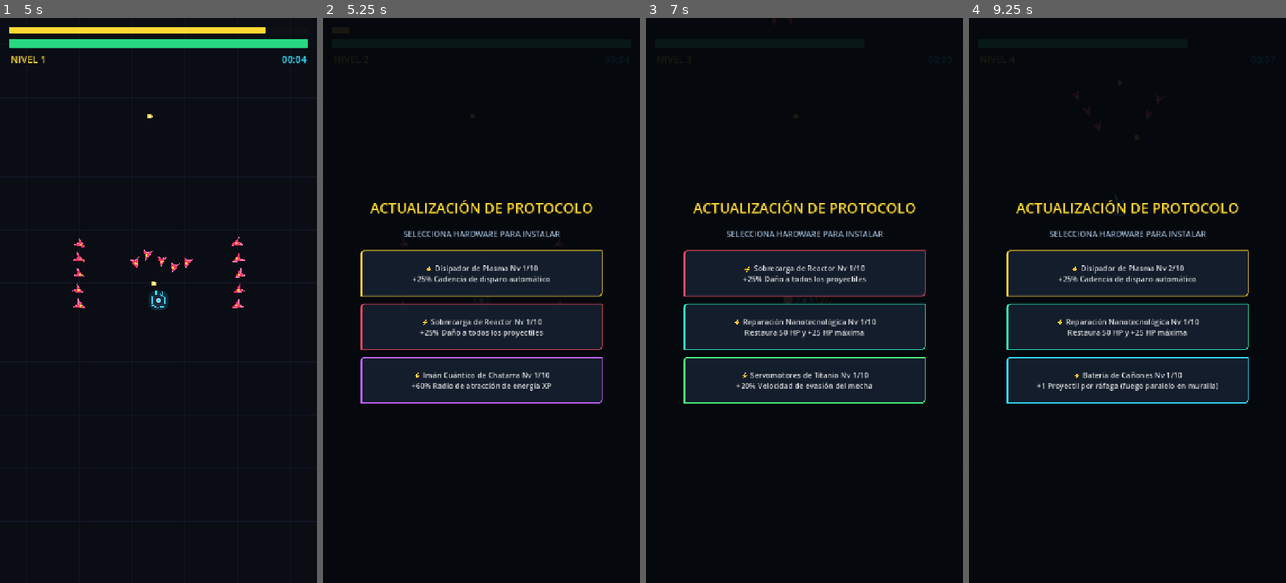
Above: before the commit, frames 1-4 (left to right).
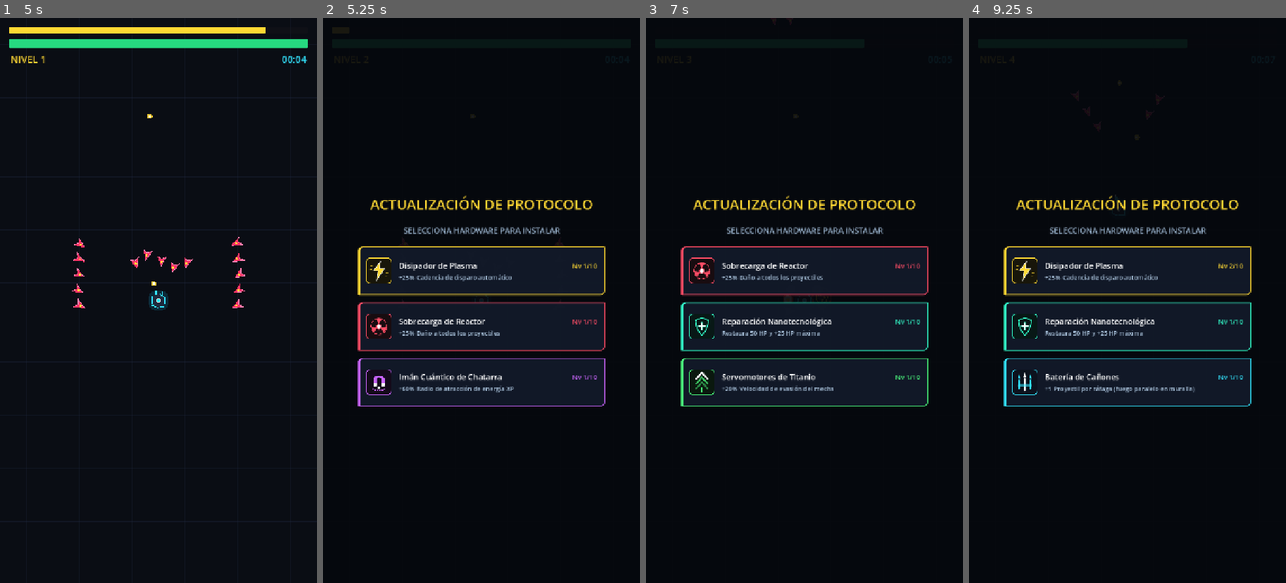
Above: after the commit, the same moments.

Repository: jonathanduranr/mecha-protocol
Game: Godot game, scene res://scenes/main.tscn
The game is run twice, just before and just after one commit, with the same random seed, the same clock (stepped at 60 frames per second) and the same inputs. Sound files missing from this copy of the repository are replaced by a short silence.
Inputs (mouse positions are in pixels of both pictures, inside the frame that each line leads up to):
- Up to frame 1 (5 s): click "[ ▶ JUGAR ]" at 0.5 s; tap Enter at 1.25 s; move the mouse to (228, 272) at 1.27 s; click (228, 272) at 1.42 s; move the mouse to (95, 328) at 2.02 s; click (95, 328) at 2.17 s; move the mouse to (190, 176) at 2.77 s; click (190, 176) at 2.92 s; move the mouse to (142, 413) at 3.52 s; click (142, 413) at 3.67 s; move the mouse to (253, 385) at 4.27 s; click (253, 385) at 4.42 s
- Up to frame 2 (5.25 s): move the mouse to (386, 215) at 5.02 s; click (386, 215) at 5.17 s
- Up to frame 3 (7 s): click (804, 272) at 5.75 s, where only the run before the commit has a clickable "⚡ Disipador de Plasma Nv 1/10…"; move the mouse to (820, 300) at 6.52 s; click (820, 300) at 6.67 s
- Up to frame 4 (9.25 s): click (1127, 272) at 7.25 s, where only the run before the commit has a clickable "⚡ Sobrecarga de Reactor Nv 1/…"; move the mouse to (1079, 159) at 8.02 s; click (1079, 159) at 8.17 s; move the mouse to (1197, 272) at 8.77 s; click (1197, 272) at 8.92 s

Frame 1 is identical in both runs. In frame 2, 7.9% of the frame differs, in the area x 10-90%, y 31-69%; in frame 3, 7.7%; in frame 4, 7.7%.

Commit message:
fix(ui): replace broken emoji tofu with custom SVG vector icons on upgrade cards & bump build 11

Diff:
--- /dev/null
+++ b/assets/ui/icons/icon_damage_boost.svg
@@ -0,0 +1,8 @@
+<svg xmlns="http://www.w3.org/2000/svg" width="64" height="64" viewBox="0 0 64 64">
+  <rect width="64" height="64" rx="12" fill="#180c10" stroke="#ff4d66" stroke-width="2"/>
+  <circle cx="32" cy="32" r="20" fill="none" stroke="#ff4d66" stroke-width="2" stroke-dasharray="8 4"/>
+  <path d="M 32,26 L 24,12 A 20,20 0 0,1 40,12 Z" fill="#ff4d66"/>
+  <path d="M 37,35 L 51,33 A 20,20 0 0,1 43,47 Z" fill="#ff4d66"/>
+  <path d="M 27,35 L 21,47 A 20,20 0 0,1 13,33 Z" fill="#ff4d66"/>
+  <circle cx="32" cy="32" r="6" fill="#ffffff" stroke="#ff4d66" stroke-width="2"/>
+</svg>
--- /dev/null
+++ b/assets/ui/icons/icon_emergency_repair.svg
@@ -0,0 +1,6 @@
+<svg xmlns="http://www.w3.org/2000/svg" width="64" height="64" viewBox="0 0 64 64">
+  <rect width="64" height="64" rx="12" fill="#081816" stroke="#33ffcc" stroke-width="2"/>
+  <circle cx="32" cy="32" r="20" fill="none" stroke="#33ffcc" stroke-width="2" stroke-dasharray="6 3"/>
+  <polygon points="30,20 34,20 34,28 42,28 42,32 34,32 34,40 30,40 30,32 22,32 22,28 30,28" fill="#ffffff"/>
+  <circle cx="32" cy="30" r="3" fill="#33ffcc"/>
+</svg>
--- /dev/null
+++ b/assets/ui/icons/icon_fire_rate.svg
@@ -0,0 +1,8 @@
+<svg xmlns="http://www.w3.org/2000/svg" width="64" height="64" viewBox="0 0 64 64">
+  <rect width="64" height="64" rx="12" fill="#18160a" stroke="#ffd933" stroke-width="2"/>
+  <polygon points="36,8 18,32 30,32 26,56 46,26 34,26" fill="#ffd933" stroke="#ffffff" stroke-width="1.5" stroke-linejoin="round"/>
+  <line x1="12" y1="20" x2="16" y2="20" stroke="#ffd933" stroke-width="2" stroke-linecap="round" opacity="0.7"/>
+  <line x1="10" y1="28" x2="14" y2="28" stroke="#ffd933" stroke-width="2" stroke-linecap="round" opacity="0.7"/>
+  <line x1="50" y1="36" x2="54" y2="36" stroke="#ffd933" stroke-width="2" stroke-linecap="round" opacity="0.7"/>
+  <line x1="48" y1="44" x2="52" y2="44" stroke="#ffd933" stroke-width="2" stroke-linecap="round" opacity="0.7"/>
+</svg>
--- /dev/null
+++ b/assets/ui/icons/icon_magnet_boost.svg
@@ -0,0 +1,10 @@
+<svg xmlns="http://www.w3.org/2000/svg" width="64" height="64" viewBox="0 0 64 64">
+  <rect width="64" height="64" rx="12" fill="#140a1a" stroke="#cc66ff" stroke-width="2"/>
+  <path d="M 18,34 L 18,24 C 18,14 46,14 46,24 L 46,34 L 38,34 L 38,24 C 38,20 26,20 26,24 L 26,34 Z" fill="#cc66ff"/>
+  <rect x="18" y="34" width="8" height="8" rx="1" fill="#ffffff"/>
+  <rect x="38" y="34" width="8" height="8" rx="1" fill="#ffffff"/>
+  <path d="M 16,48 C 22,54 42,54 48,48" fill="none" stroke="#cc66ff" stroke-width="2" stroke-linecap="round" stroke-dasharray="3 3"/>
+  <circle cx="32" cy="46" r="3.5" fill="#ffffff"/>
+  <circle cx="23" cy="52" r="2" fill="#cc66ff"/>
+  <circle cx="41" cy="52" r="2" fill="#cc66ff"/>
+</svg>
--- /dev/null
+++ b/assets/ui/icons/icon_multi_shot.svg
@@ -0,0 +1,10 @@
+<svg xmlns="http://www.w3.org/2000/svg" width="64" height="64" viewBox="0 0 64 64">
+  <rect width="64" height="64" rx="12" fill="#0c121e" stroke="#33e6ff" stroke-width="2"/>
+  <line x1="18" y1="48" x2="18" y2="28" stroke="#33e6ff" stroke-width="4" stroke-linecap="round"/>
+  <polygon points="18,12 15,24 21,24" fill="#33e6ff"/>
+  <line x1="32" y1="52" x2="32" y2="24" stroke="#ffffff" stroke-width="5" stroke-linecap="round"/>
+  <polygon points="32,8 28,20 36,20" fill="#ffffff"/>
+  <line x1="46" y1="48" x2="46" y2="28" stroke="#33e6ff" stroke-width="4" stroke-linecap="round"/>
+  <polygon points="46,12 43,24 49,24" fill="#33e6ff"/>
+  <rect x="14" y="38" width="36" height="4" rx="2" fill="#33e6ff" opacity="0.6"/>
+</svg>
--- /dev/null
+++ b/assets/ui/icons/icon_repair_hull.svg
@@ -0,0 +1,5 @@
+<svg xmlns="http://www.w3.org/2000/svg" width="64" height="64" viewBox="0 0 64 64">
+  <rect width="64" height="64" rx="12" fill="#081816" stroke="#33ffcc" stroke-width="2"/>
+  <path d="M 32,10 L 48,16 C 48,34 38,48 32,54 C 26,48 16,34 16,16 Z" fill="none" stroke="#33ffcc" stroke-width="2.5" stroke-linejoin="round"/>
+  <polygon points="30,22 34,22 34,29 41,29 41,33 34,33 34,40 30,40 30,33 23,33 23,29 30,29" fill="#ffffff" stroke="#33ffcc" stroke-width="1"/>
+</svg>
--- /dev/null
+++ b/assets/ui/icons/icon_speed_boost.svg
@@ -0,0 +1,7 @@
+<svg xmlns="http://www.w3.org/2000/svg" width="64" height="64" viewBox="0 0 64 64">
+  <rect width="64" height="64" rx="12" fill="#0a180e" stroke="#4dff80" stroke-width="2"/>
+  <polyline points="18,48 32,32 46,48" fill="none" stroke="#4dff80" stroke-width="4" stroke-linecap="round" stroke-linejoin="round" opacity="0.5"/>
+  <polyline points="18,36 32,20 46,36" fill="none" stroke="#4dff80" stroke-width="4" stroke-linecap="round" stroke-linejoin="round" opacity="0.8"/>
+  <polyline points="18,24 32,8 46,24" fill="none" stroke="#ffffff" stroke-width="4.5" stroke-linecap="round" stroke-linejoin="round"/>
+  <line x1="32" y1="46" x2="32" y2="56" stroke="#4dff80" stroke-width="3" stroke-linecap="round"/>
+</svg>
--- a/scripts/hud.gd
+++ b/scripts/hud.gd
@@ -189,38 +189,94 @@
 
 	for opt in selected:
 		var btn := Button.new()
-		btn.custom_minimum_size = Vector2(550, 105)
-		btn.autowrap_mode = TextServer.AUTOWRAP_WORD_SMART
-
-		var title_line: String = ""
-		if opt["id"] == "emergency_repair":
-			title_line = "⚡ %s" % opt["title"]
-		else:
-			var next_lvl: int = upgrade_levels.get(opt["id"], 0) + 1
-			title_line = "⚡ %s Nv %d/%d" % [opt["title"], next_lvl, MAX_UPGRADE_LEVEL]
-
-		btn.text = "%s\n%s" % [title_line, opt["desc"]]
-		btn.add_theme_font_size_override("font_size", 17)
+		btn.custom_minimum_size = Vector2(560, 110)
+		btn.text = ""
 
 		var style := StyleBoxFlat.new()
-		style.bg_color = Color(0.08, 0.12, 0.18, 0.95)
+		style.bg_color = Color(0.07, 0.10, 0.16, 0.95)
 		style.border_width_bottom = 2
 		style.border_width_top = 2
-		style.border_width_left = 4
+		style.border_width_left = 5
 		style.border_width_right = 2
 		style.border_color = opt["color"]
 		style.corner_radius_top_left = 8
 		style.corner_radius_bottom_right = 8
-		style.content_margin_left = 20.0
-		style.content_margin_right = 20.0
-		style.content_margin_top = 12.0
-		style.content_margin_bottom = 12.0
 		btn.add_theme_stylebox_override("normal", style)
 
-		var hover_style = style.duplicate()
-		hover_style.bg_color = Color(0.14, 0.20, 0.30, 0.98)
+		var hover_style: StyleBoxFlat = style.duplicate()
+		hover_style.bg_color = Color(0.12, 0.18, 0.28, 0.98)
+		hover_style.border_color = opt["color"].lightened(0.2)
 		btn.add_theme_stylebox_override("hover", hover_style)
 		btn.add_theme_stylebox_override("pressed", hover_style)
+
+		var margin_c := MarginContainer.new()
+		margin_c.set_anchors_preset(Control.PRESET_FULL_RECT)
+		margin_c.mouse_filter = Control.MOUSE_FILTER_IGNORE
+		margin_c.add_theme_constant_override("margin_left", 18)
+		margin_c.add_theme_constant_override("margin_right", 18)
+		margin_c.add_theme_constant_override("margin_top", 12)
+		margin_c.add_theme_constant_override("margin_bottom", 12)
+		btn.add_child(margin_c)
+
+		var hbox := HBoxContainer.new()
+		hbox.mouse_filter = Control.MOUSE_FILTER_IGNORE
+		hbox.add_theme_constant_override("separation", 16)
+		margin_c.add_child(hbox)
+
+		# Icono vectorial específico del protocolo
+		var icon_path := "res://assets/ui/icons/icon_%s.svg" % opt["id"]
+		var icon_tex: Texture2D = null
+		if ResourceLoader.exists(icon_path):
+			icon_tex = load(icon_path)
+
+		var icon_rect := TextureRect.new()
+		icon_rect.custom_minimum_size = Vector2(58, 58)
+		icon_rect.texture = icon_tex
+		icon_rect.expand_mode = TextureRect.EXPAND_IGNORE_SIZE
+		icon_rect.stretch_mode = TextureRect.STRETCH_KEEP_ASPECT_CENTERED
+		icon_rect.mouse_filter = Control.MOUSE_FILTER_IGNORE
+		icon_rect.size_flags_vertical = Control.SIZE_SHRINK_CENTER
+		hbox.add_child(icon_rect)
+
+		# Contenedor de Textos
+		var vbox := VBoxContainer.new()
+		vbox.size_flags_horizontal = Control.SIZE_EXPAND_FILL
+		vbox.size_flags_vertical = Control.SIZE_SHRINK_CENTER
+		vbox.mouse_filter = Control.MOUSE_FILTER_IGNORE
+		vbox.add_theme_constant_override("separation", 4)
+
+		var header_hbox := HBoxContainer.new()
+		header_hbox.mouse_filter = Control.MOUSE_FILTER_IGNORE
+		header_hbox.add_theme_constant_override("separation", 8)
+
+		var title_label := Label.new()
+		title_label.text = opt["title"]
+		title_label.size_flags_horizontal = Control.SIZE_EXPAND_FILL
+		title_label.add_theme_font_size_override("font_size", 18)
+		title_label.add_theme_color_override("font_color", Color(1.0, 1.0, 1.0))
+		title_label.mouse_filter = Control.MOUSE_FILTER_IGNORE
+		header_hbox.add_child(title_label)
+
+		if opt["id"] != "emergency_repair":
+			var next_lvl: int = upgrade_levels.get(opt["id"], 0) + 1
+			var level_label_card := Label.new()
+			level_label_card.text = "Nv %d/%d" % [next_lvl, MAX_UPGRADE_LEVEL]
+			level_label_card.add_theme_font_size_override("font_size", 15)
+			level_label_card.add_theme_color_override("font_color", opt["color"])
+			level_label_card.mouse_filter = Control.MOUSE_FILTER_IGNORE
+			header_hbox.add_child(level_label_card)
+
+		vbox.add_child(header_hbox)
+
+		var desc_label := Label.new()
+		desc_label.text = opt["desc"]
+		desc_label.autowrap_mode = TextServer.AUTOWRAP_WORD_SMART
+		desc_label.add_theme_font_size_override("font_size", 14)
+		desc_label.add_theme_color_override("font_color", Color(0.68, 0.78, 0.88))
+		desc_label.mouse_filter = Control.MOUSE_FILTER_IGNORE
+		vbox.add_child(desc_label)
+
+		hbox.add_child(vbox)
 
 		btn.pressed.connect(_on_card_selected.bind(opt["id"]))
 		cards_container.add_child(btn)
@@ -239,7 +295,7 @@
 	final_level_reached = final_level
 
 	if final_level < 0:
-		game_over_stats.text = "⚠️ SISTEMA COMPROMETIDO | PROTOCOLO ANULADO"
+		game_over_stats.text = "[!] SISTEMA COMPROMETIDO | PROTOCOLO ANULADO"
 		game_over_stats.add_theme_color_override("font_color", Color(1.0, 0.25, 0.25))
 		load_profile()
 		pilot_input.text = current_pilot_name
Not shown, added: assets/ui/icons/icon_damage_boost.svg.import
Not shown, added: assets/ui/icons/icon_emergency_repair.svg.import
Not shown, added: assets/ui/icons/icon_fire_rate.svg.import
Not shown, added: assets/ui/icons/icon_magnet_boost.svg.import
Not shown, added: assets/ui/icons/icon_multi_shot.svg.import
Not shown, added: assets/ui/icons/icon_repair_hull.svg.import
Not shown, added: assets/ui/icons/icon_speed_boost.svg.import
Not shown, added: builds/.gdignore
Not shown, changed: export_presets.cfg
Not shown, changed: builds/web/index.html
Not shown, changed: builds/web/index.pck
